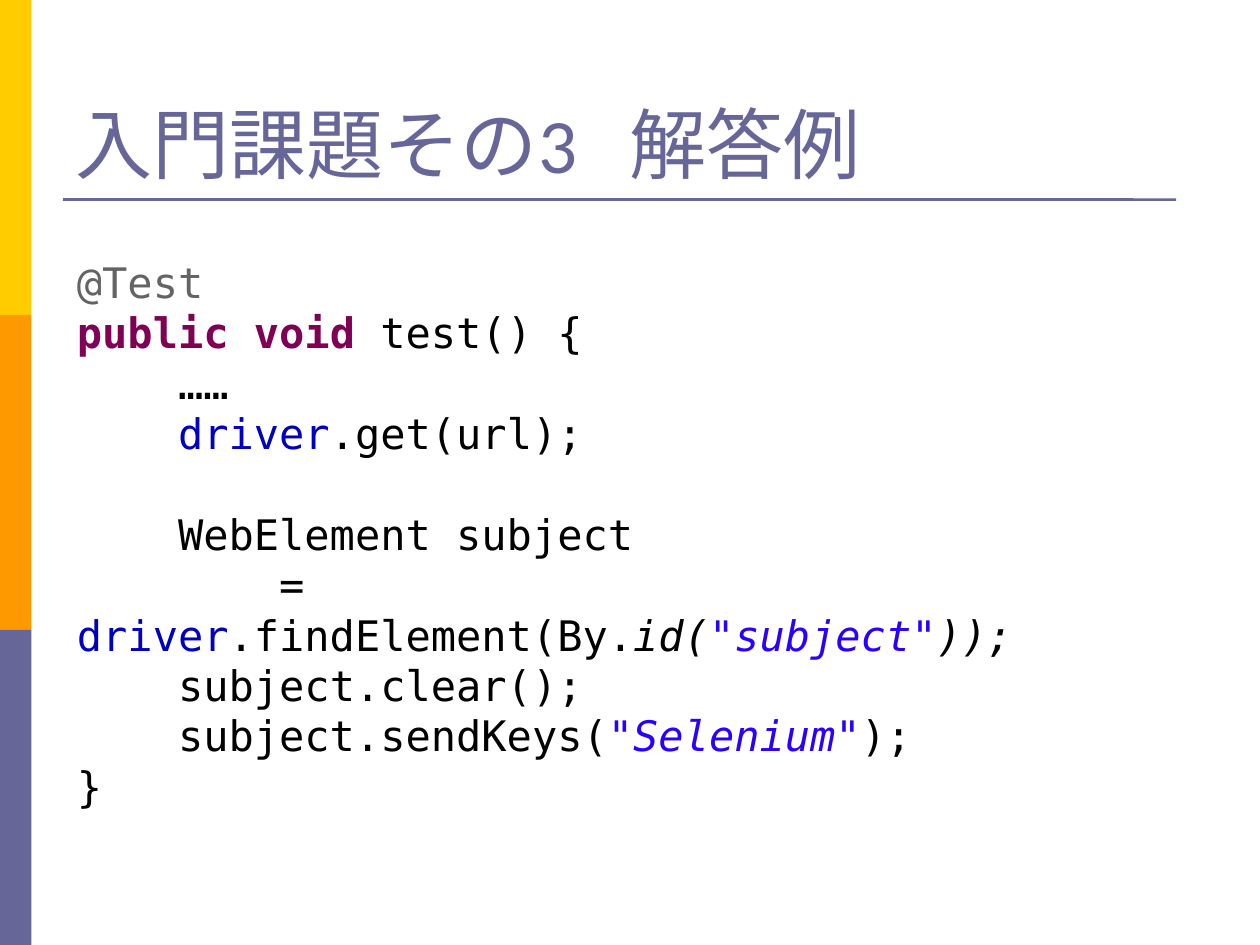
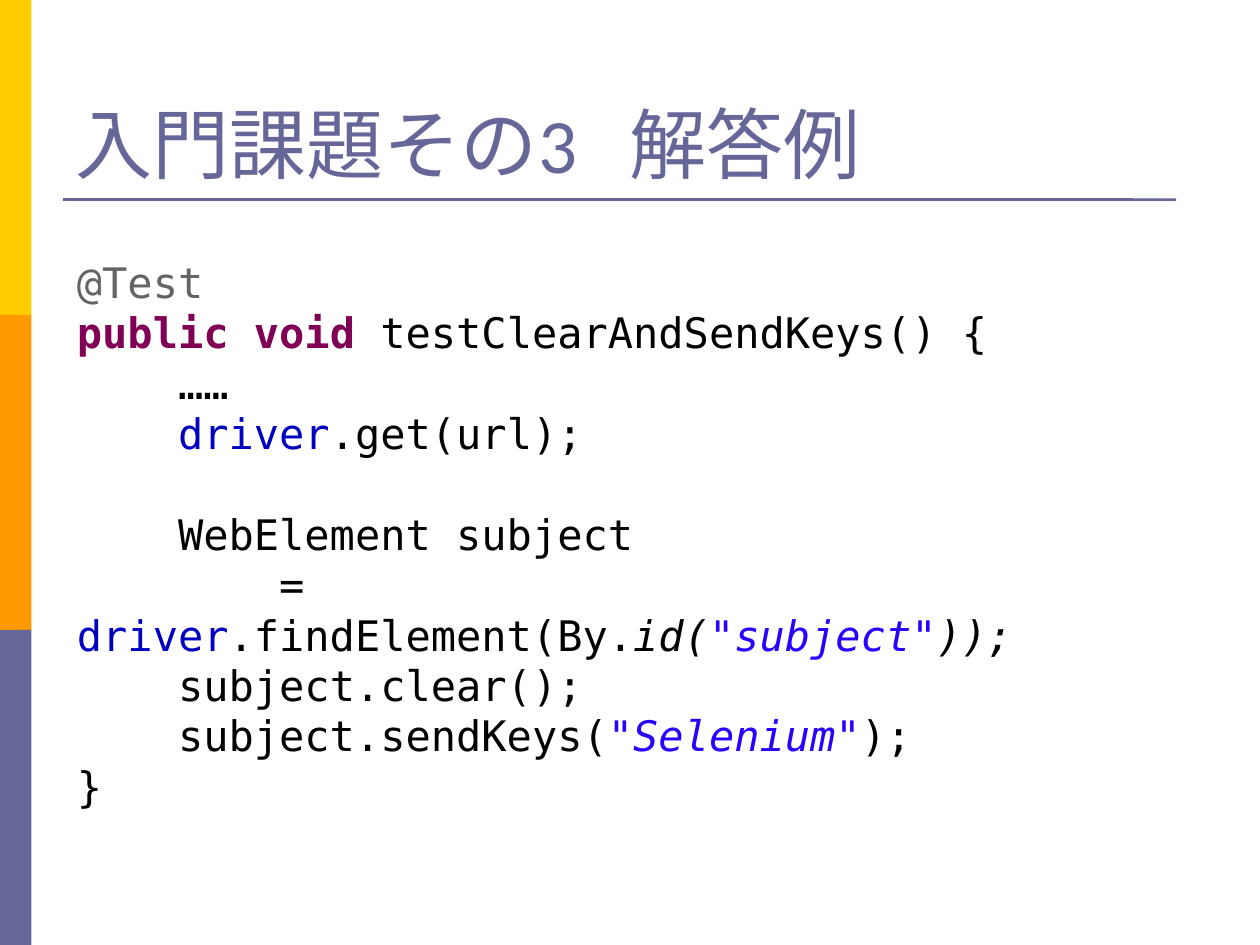
Before and after one commit to takuY-U2/STARHotel, a slide deck: slide 22 of teacher/Slide.ppt (slide 21 before the commit). Drawn at 1260x945 pixels with LibreOffice and Linux fonts; fonts in the diff are those of the drawing. Boxes give left, top, right and bottom in pixels: in the first picture for what was removed or moved away, otherwise in the second. Text is boxed around its words. In the diff, an @@ line names an element or a change of style, - is before the commit and + after.

Commit message:
refator test method name

```diff
--- a/teacher/Slide.ppt
+++ b/teacher/Slide.ppt
@@ text at bbox=[77, 314, 936, 357]: text changed; text colour #7F0055 to #000000; bold off @@
-public void test() {
+public void testClearAndSendKeys() {
```
Also in this commit, not shown: 10 other slides changed, 1 slide added, 17 other files.
